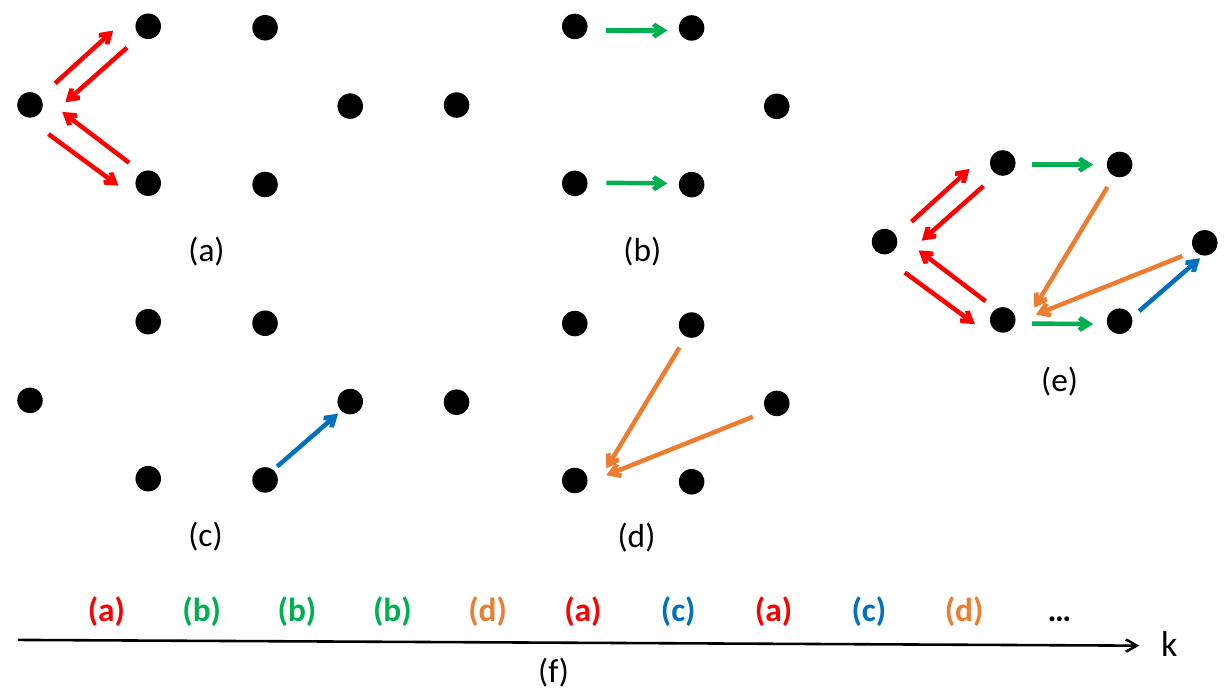
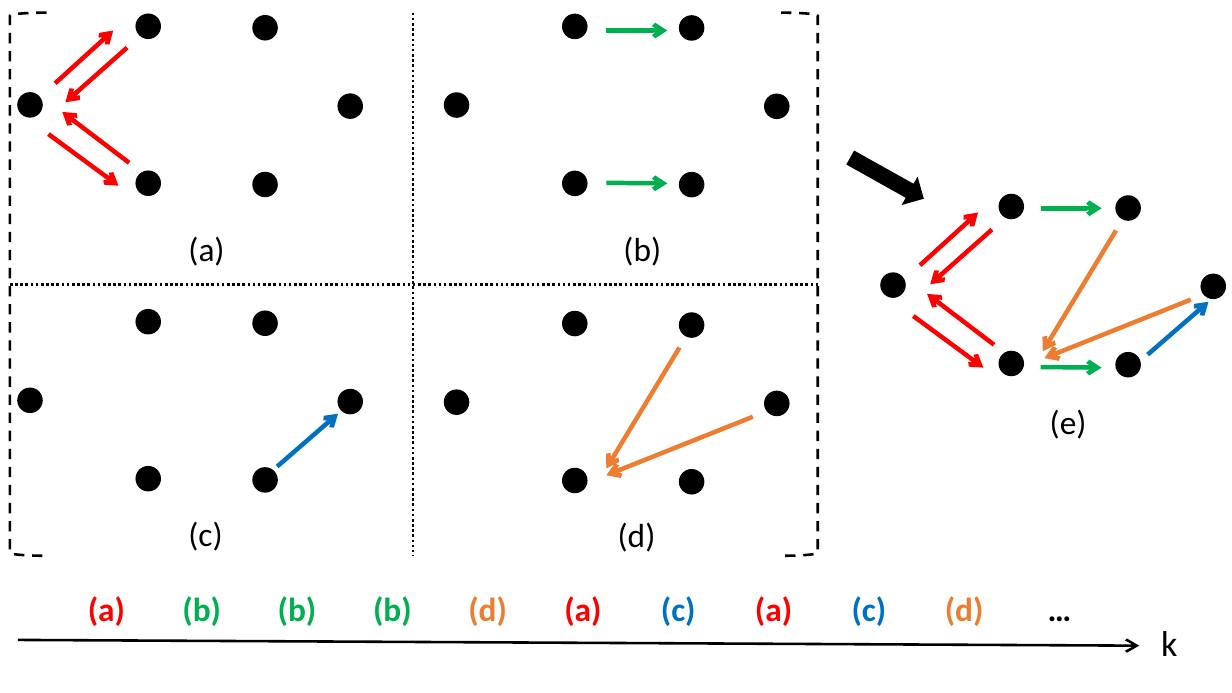
Before and after one commit to Jeffrey28/Multi_agent_search, a slide deck: slide 1 of Paper/tv_topo/JDSMC/figures/switch_topo.pptx. Drawn at 1232x693 pixels with LibreOffice and Linux fonts; fonts in the diff are those of the drawing. Boxes give left, top, right and bottom in pixels: in the first picture for what was removed or moved away, otherwise in the second. Text is boxed around its words. In the diff, an @@ line names an element or a change of style, - is before the commit and + after.

```diff
--- a/Paper/tv_topo/JDSMC/figures/switch_topo.pptx
+++ b/Paper/tv_topo/JDSMC/figures/switch_topo.pptx
@@ right bracket added at [10,13,47,556], outline #000000 2 pt dashed @@
@@ line added from (413, 13) to (413, 556), #000000 2 pt dashed @@
@@ right bracket added at [781,13,818,556], outline #000000 2 pt dashed @@
@@ right arrow added at [844,145,931,212], fill #000000, outline #000000 1 pt @@
@@ line added from (10, 285) to (818, 285), #000000 2 pt dashed @@
@@ 9 arrows, 6 ellipses, 1 text: place and size @@
-9 arrows, 6 ellipses, 1 text at [872,151,1217,396]
+9 arrows, 6 ellipses, 1 text at [881,194,1226,439]
@@ text removed at [538,658,569,687] @@
-(f)
```
Also in this commit, not shown: 16 other files.
